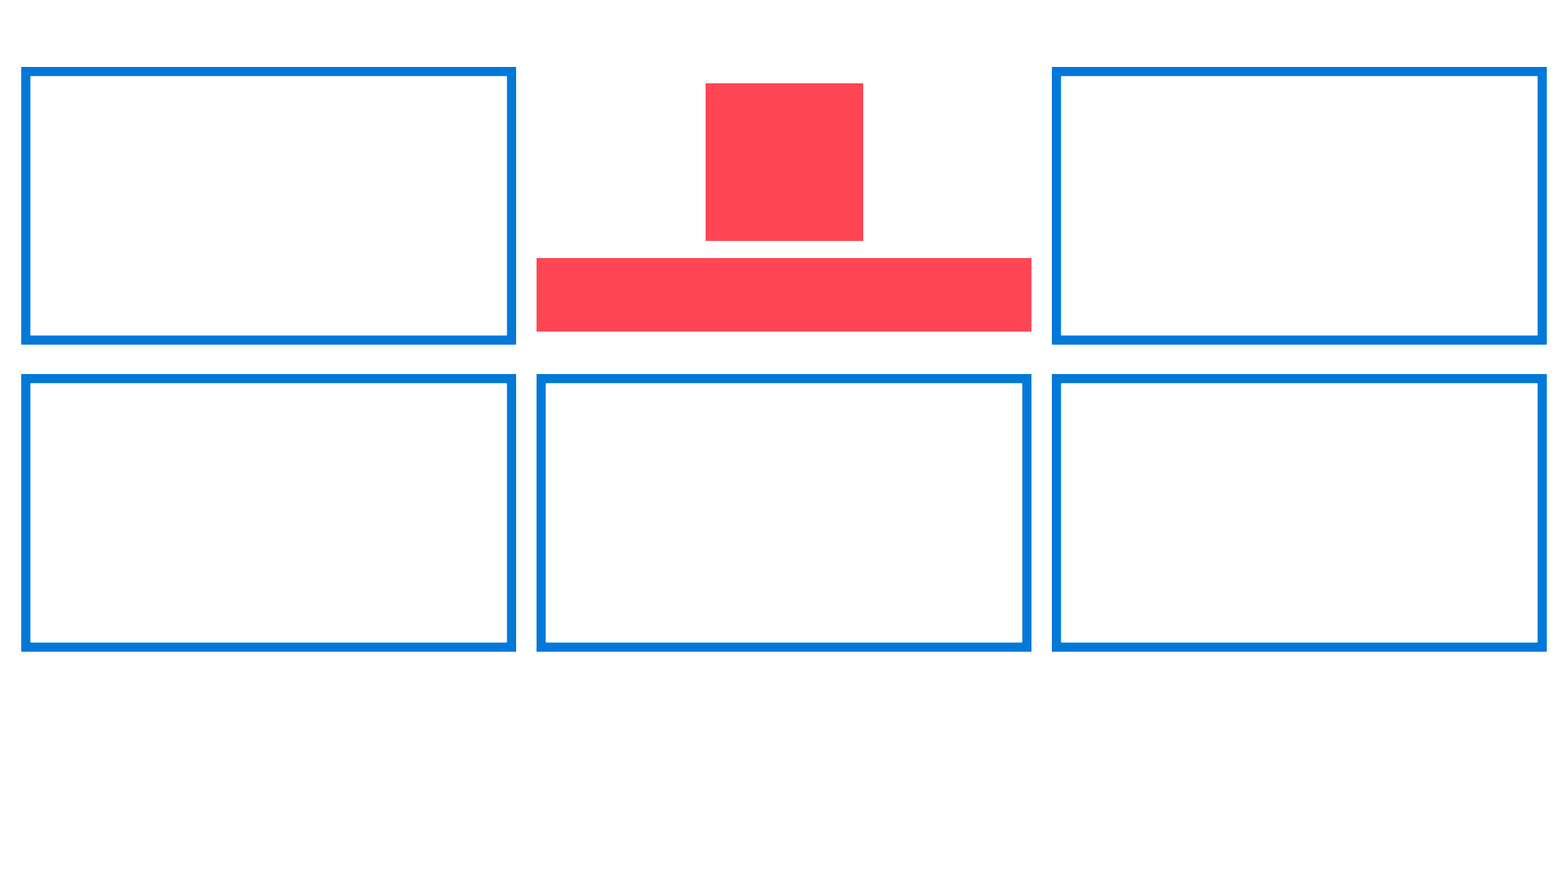
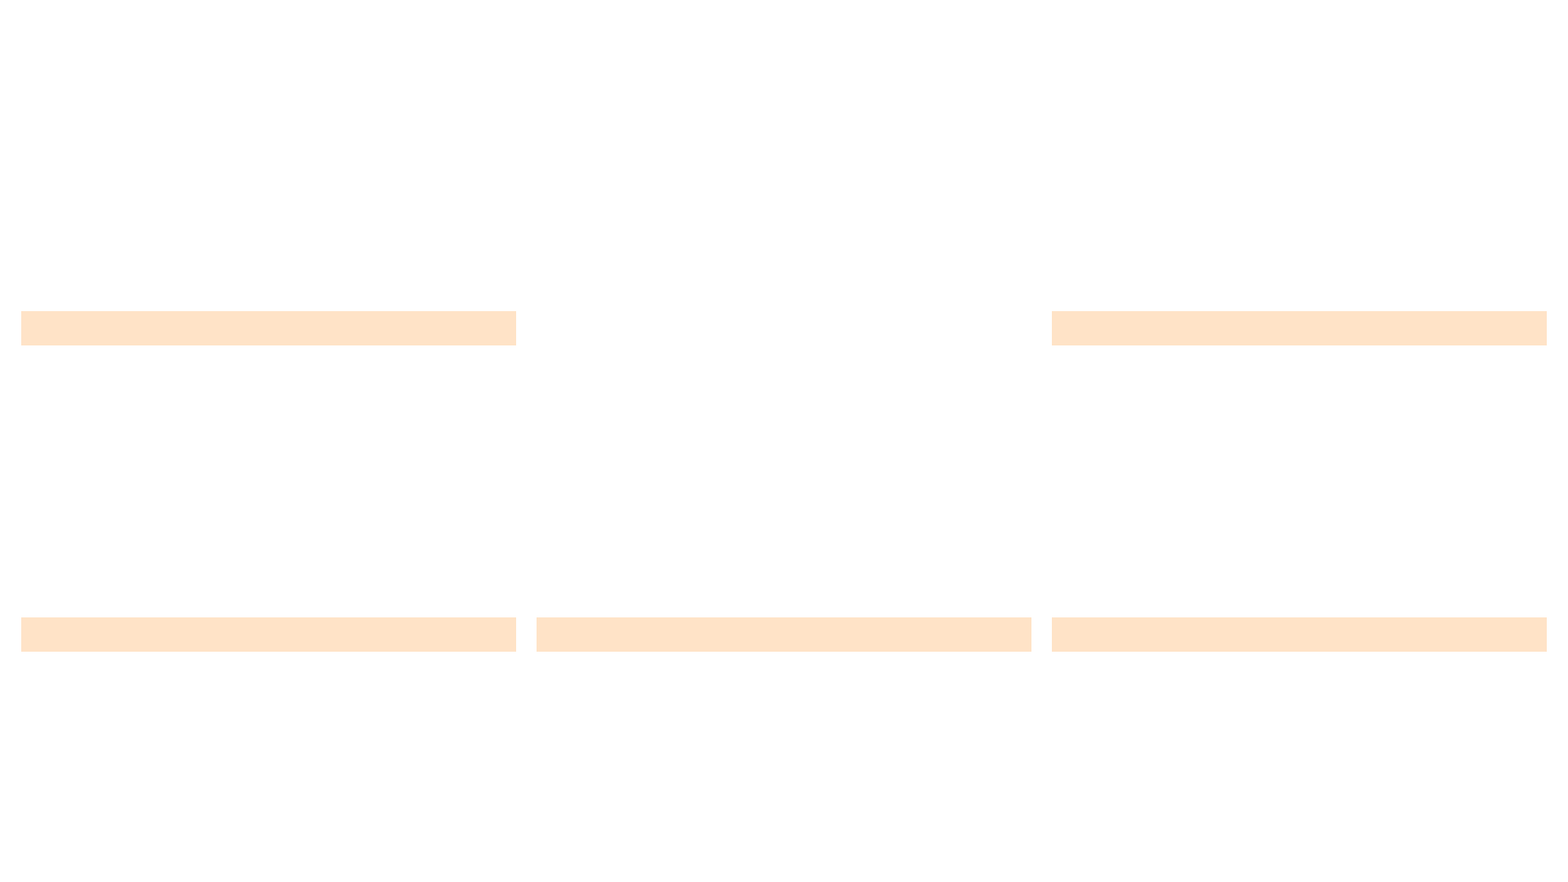
Revision of a layered 1568x882 image; what changed, layer by layer:
hid "Téglalap 5", painted on it over bbox(536, 258, 1032, 332)
hid "team longname" over bbox(588, 279, 980, 313)
hid "Téglalap 4", painted on it over bbox(705, 83, 864, 241)
hid "Téglalap 3 másolat 3" (1st of 3, in "team_left"), painted on it over bbox(1051, 374, 1547, 652)
hid "Téglalap 3 másolat 3" (2nd of 3, in "team_left"), painted on it over bbox(536, 374, 1032, 652)
hid "Téglalap 3 másolat 3" (3rd of 3, in "team_left"), painted on it over bbox(21, 374, 517, 652)
hid "Téglalap 3 másolat 2", painted on it over bbox(1051, 66, 1547, 345)
added layer "Téglalap 3 másolat 10" (50%) in group "team_left" over bbox(21, 617, 517, 652)
added layer "Téglalap 3 másolat 9" (50%) in group "team_left" over bbox(536, 617, 1032, 652)
added layer "Téglalap 3 másolat 8" (50%) in group "team_left" over bbox(1051, 617, 1547, 652)
added layer "Téglalap 3 másolat 6" (50%) in group "team_left" over bbox(1051, 311, 1547, 346)
added layer "Téglalap 3 másolat 4" (50%) in group "team_left" over bbox(21, 311, 517, 346)
hid "Téglalap 3", painted on it over bbox(21, 66, 517, 345)